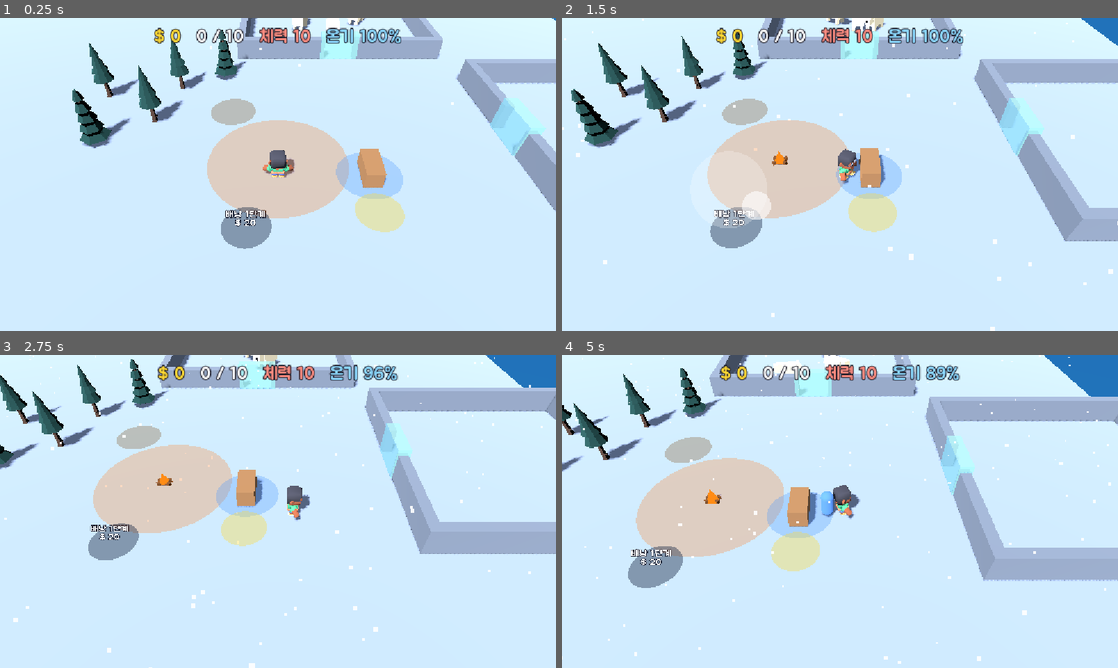
Above: before the commit, frames 1-4 (two rows, left to right).
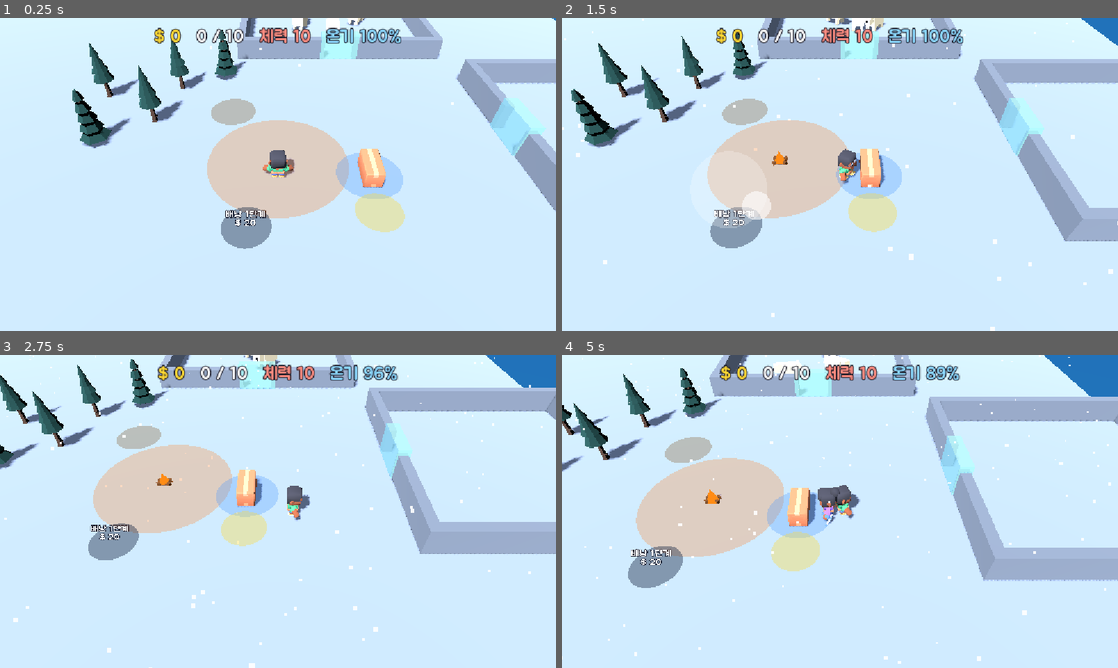
Above: after the commit, the same moments.

Repository: kimpro4214/FrostCamp
Game: Godot game, scene res://frost_camp/scenes/main.tscn
The game is run twice, just before and just after one commit, with the same random seed, the same clock (stepped at 60 frames per second) and the same inputs.
Inputs (mouse positions are in pixels of both pictures, inside the frame that each line leads up to):
- Up to frame 1 (0.25 s): no input
- Up to frame 2 (1.5 s): move the mouse to (962, 158) at 0.52 s; hold D 0.53-1.25 s; click (962, 158) at 0.67 s; drag from (728, 190) to (812, 237) at 1.27 s
- Up to frame 3 (2.75 s): move the mouse to (333, 442) at 2.02 s; hold D from 2.03 s (still down)
- Up to frame 4 (5 s): release D at 2.75 s; drag from (812, 574) to (673, 464) at 2.77 s; move the mouse to (1006, 558) at 3.52 s; hold A 3.53-4.25 s; drag from (673, 464) to (756, 433) at 4.27 s

The runs differ from the first frame. In frame 1, 0.5% of the frame differs, in the area x 64-70%, y 41-55%; in frame 2, 0.5%; in frame 3, 0.4%; in frame 4, 0.8%, in the area x 40-50%, y 42-55%.

Commit message:
feat: 프로스트 캠프 판매대와 손님을 모델로 교체

Diff:
--- a/frost_camp/scenes/stall.tscn
+++ b/frost_camp/scenes/stall.tscn
@@ -1,13 +1,7 @@
 [gd_scene format=3]
 
 [ext_resource type="Script" path="res://frost_camp/scenes/stall_view.gd" id="1_script"]
-
-[sub_resource type="StandardMaterial3D" id="StandardMaterial3D_counter"]
-albedo_color = Color(0.62, 0.45, 0.3, 1)
-
-[sub_resource type="BoxMesh" id="BoxMesh_counter"]
-material = SubResource("StandardMaterial3D_counter")
-size = Vector3(1, 1, 2)
+[ext_resource type="PackedScene" path="res://frost_camp/assets/models/survival/box-large.glb" id="2_counter"]
 
 [sub_resource type="BoxShape3D" id="BoxShape3D_counter"]
 size = Vector3(1, 1, 2)
@@ -57,14 +51,6 @@
 material = SubResource("StandardMaterial3D_coin")
 size = Vector3(0.5, 0.1, 0.3)
 
-[sub_resource type="StandardMaterial3D" id="StandardMaterial3D_customer"]
-albedo_color = Color(0.35, 0.55, 0.85, 1)
-
-[sub_resource type="CapsuleMesh" id="CapsuleMesh_customer"]
-material = SubResource("StandardMaterial3D_customer")
-radius = 0.35
-height = 1.5
-
 [node name="Stall" type="Node3D"]
 script = ExtResource("1_script")
 
@@ -72,9 +58,8 @@
 transform = Transform3D(1, 0, 0, 0, 1, 0, 0, 0, 1, 0, 0.01, 0)
 mesh = SubResource("CylinderMesh_zone")
 
-[node name="Counter" type="MeshInstance3D" parent="."]
-transform = Transform3D(1, 0, 0, 0, 1, 0, 0, 0, 1, 0, 0.5, 0)
-mesh = SubResource("BoxMesh_counter")
+[node name="Counter" parent="." instance=ExtResource("2_counter")]
+transform = Transform3D(4, 0, 0, 0, 4, 0, 0, 0, 4, 0, 0, 0)
 
 [node name="StaticBody3D" type="StaticBody3D" parent="."]
 
@@ -105,8 +90,3 @@
 [node name="Coin" type="MeshInstance3D" parent="Templates"]
 visible = false
 mesh = SubResource("BoxMesh_coin")
-
-[node name="Customer" type="MeshInstance3D" parent="Templates"]
-visible = false
-transform = Transform3D(1, 0, 0, 0, 1, 0, 0, 0, 1, 0, 0.75, 0)
-mesh = SubResource("CapsuleMesh_customer")
--- a/frost_camp/scenes/stall_view.gd
+++ b/frost_camp/scenes/stall_view.gd
@@ -6,6 +6,12 @@
 const MAX_SHOWN_CASH := 20
 const QUEUE_START := 1.5
 const QUEUE_GAP := 1.1
+const CUSTOMER_MODELS := [
+	preload("res://frost_camp/assets/models/characters/character-female-a.glb"),
+	preload("res://frost_camp/assets/models/characters/character-male-e.glb"),
+	preload("res://frost_camp/assets/models/characters/character-female-d.glb"),
+]
+const CUSTOMER_SCALE := 2.3
 
 var sim: FrostSim
 var index: int
@@ -44,23 +50,35 @@
 	if state == _shown:
 		return
 	_shown = state
+	var item_template: Node3D = $Templates.get_node(stall.item.capitalize())
 	_rebuild(_stock_root, state.x, func(i: int) -> Vector3:
-		return Vector3(0.0, 1.1 + (i / 4) * 0.22, -0.6 + (i % 4) * 0.4), $Templates.get_node(stall.item.capitalize()))
+		return Vector3(0.0, 1.1 + (i / 4) * 0.22, -0.6 + (i % 4) * 0.4), func(_i: int) -> Node3D: return item_template.duplicate())
 	_rebuild(_cash_root, state.y, func(i: int) -> Vector3:
-		return Vector3(0.0, 0.08 + i * 0.12, 0.0), $Templates/Coin)
+		return Vector3(0.0, 0.08 + i * 0.12, 0.0), func(_i: int) -> Node3D: return $Templates/Coin.duplicate())
 	_rebuild(_queue_root, state.z, func(i: int) -> Vector3:
-		return Vector3(QUEUE_START + i * QUEUE_GAP, 0.75, 0.0), $Templates/Customer)
+		return Vector3(QUEUE_START + i * QUEUE_GAP, 0.0, 0.0), _make_customer)
 
 
-func _rebuild(root: Node3D, count: int, place: Callable, template: Node3D) -> void:
+func _rebuild(root: Node3D, count: int, place: Callable, make: Callable) -> void:
 	for child in root.get_children():
 		if child != _cash_zone:
 			child.queue_free()
 	for i in count:
-		var copy: Node3D = template.duplicate()
-		copy.visible = true
-		copy.position = place.call(i)
-		root.add_child(copy)
+		var node: Node3D = make.call(i)
+		node.visible = true
+		node.position = place.call(i)
+		root.add_child(node)
+
+
+## 줄 선 손님. 판매대(-X 쪽)를 바라보고 서 있는다. 자리마다 모델이 정해져 있다.
+func _make_customer(slot: int) -> Node3D:
+	var customer: Node3D = CUSTOMER_MODELS[slot % CUSTOMER_MODELS.size()].instantiate()
+	customer.scale = Vector3.ONE * CUSTOMER_SCALE
+	customer.rotation.y = -PI / 2.0
+	var anim: AnimationPlayer = customer.find_children("*", "AnimationPlayer", true, false)[0]
+	anim.get_animation("idle").loop_mode = Animation.LOOP_LINEAR
+	anim.play("idle")
+	return customer
 
 
 func _set_disc_radius(disc: MeshInstance3D, radius: float) -> void:
